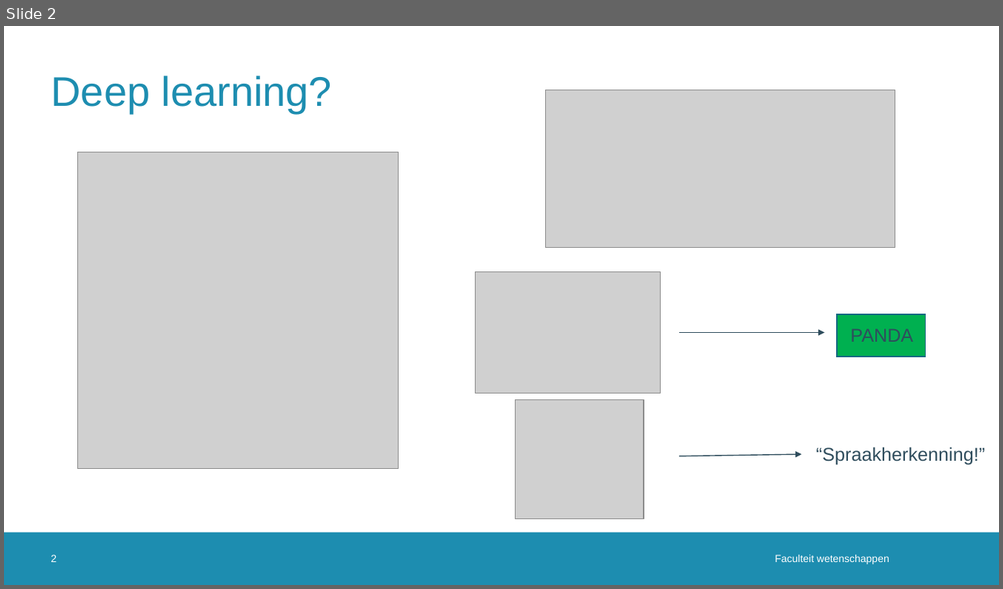
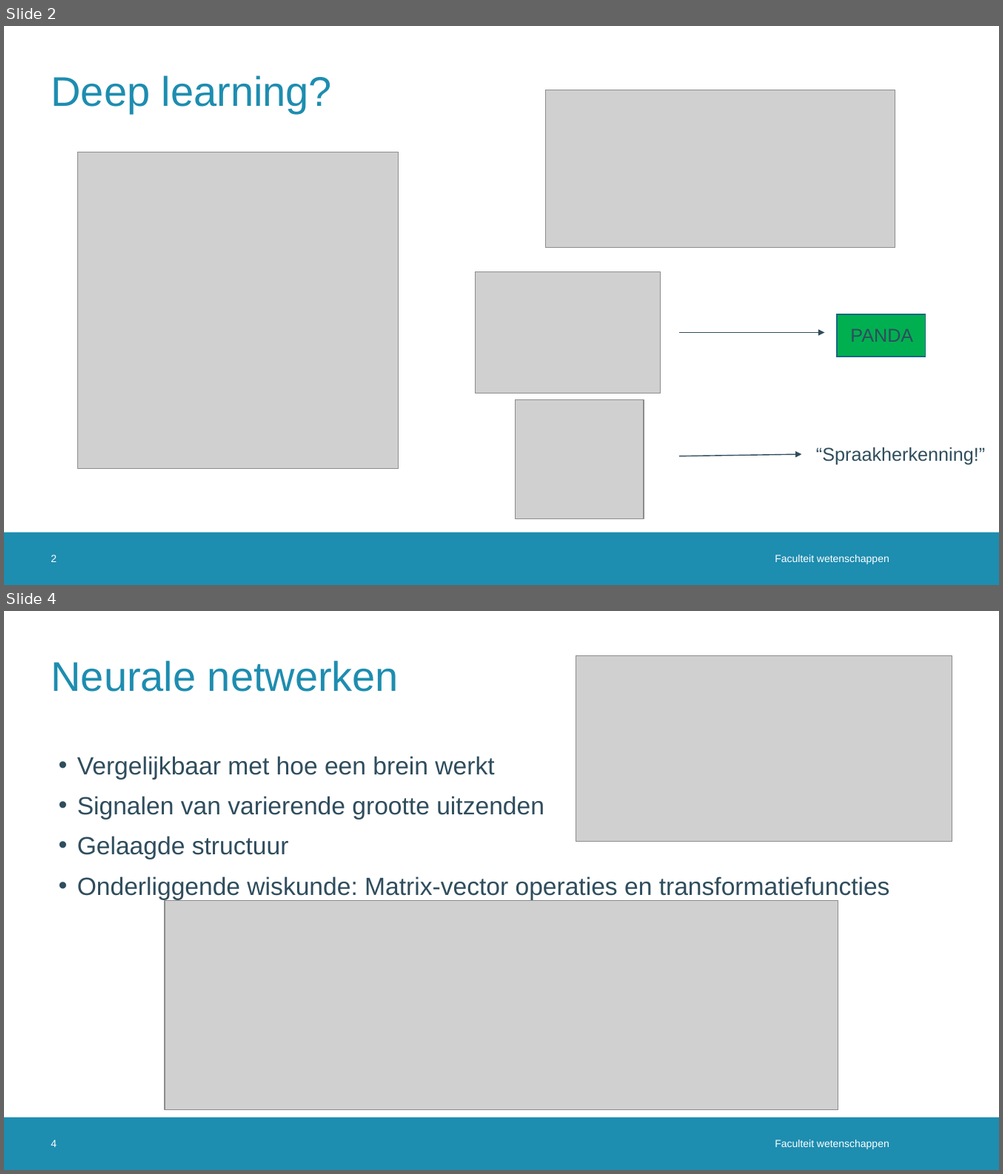
Before and after one commit to JoppeDJ/BachelorProef, a slide deck: Literatuurstudie/Literatuurstudie_ppt.pptx. Shown one above the other, each under a label of ours: slide 2 before the commit, slides 2 and 4 after it; the slides between them are not shown. The pictures are 1003x589 and 1003x1174 pixels, drawn with LibreOffice and Linux fonts; fonts in the diff are those of the drawing; grey boxes stand for pictures; background and template pictures are left out. Boxes give left, top, right and bottom in pixels: in the first picture for what was removed or moved away, otherwise in the second. Text is boxed around its words. In the diff, an @@ line names an element or a change of style, - is before the commit and + after.

```diff
--- a/Literatuurstudie/Literatuurstudie_ppt.pptx
+++ b/Literatuurstudie/Literatuurstudie_ppt.pptx
@@ slide 4 added at (x1=4, y1=611, x2=999, y2=1170), background #FFFFFF; not listed: 1 template element that a slide beside it also shows @@
@@ title added at (x1=51, y1=661, x2=398, y2=692), 40 pt, text #1D8DB0 @@
+Neurale netwerken
@@ picture added at (x1=575, y1=655, x2=951, y2=841) @@
@@ text added at (x1=77, y1=756, x2=890, y2=900), 24 pt, text #2F4D5D @@
+• Vergelijkbaar met hoe een brein werkt
+• Signalen van varierende grootte uitzenden
+• Gelaagde structuur
+• Onderliggende wiskunde: Matrix-vector operaties en transformatiefuncties
@@ picture added at (x1=165, y1=900, x2=838, y2=1111) @@
@@ page number added at (x1=51, y1=1140, x2=57, y2=1147), 10 pt, text #FFFFFF @@
+4
@@ text added at (x1=774, y1=1140, x2=889, y2=1150), 10 pt, text #FFFFFF @@
+Faculteit wetenschappen
```
Also in this commit, not shown: 4 slides changed, 2 other slides added.
